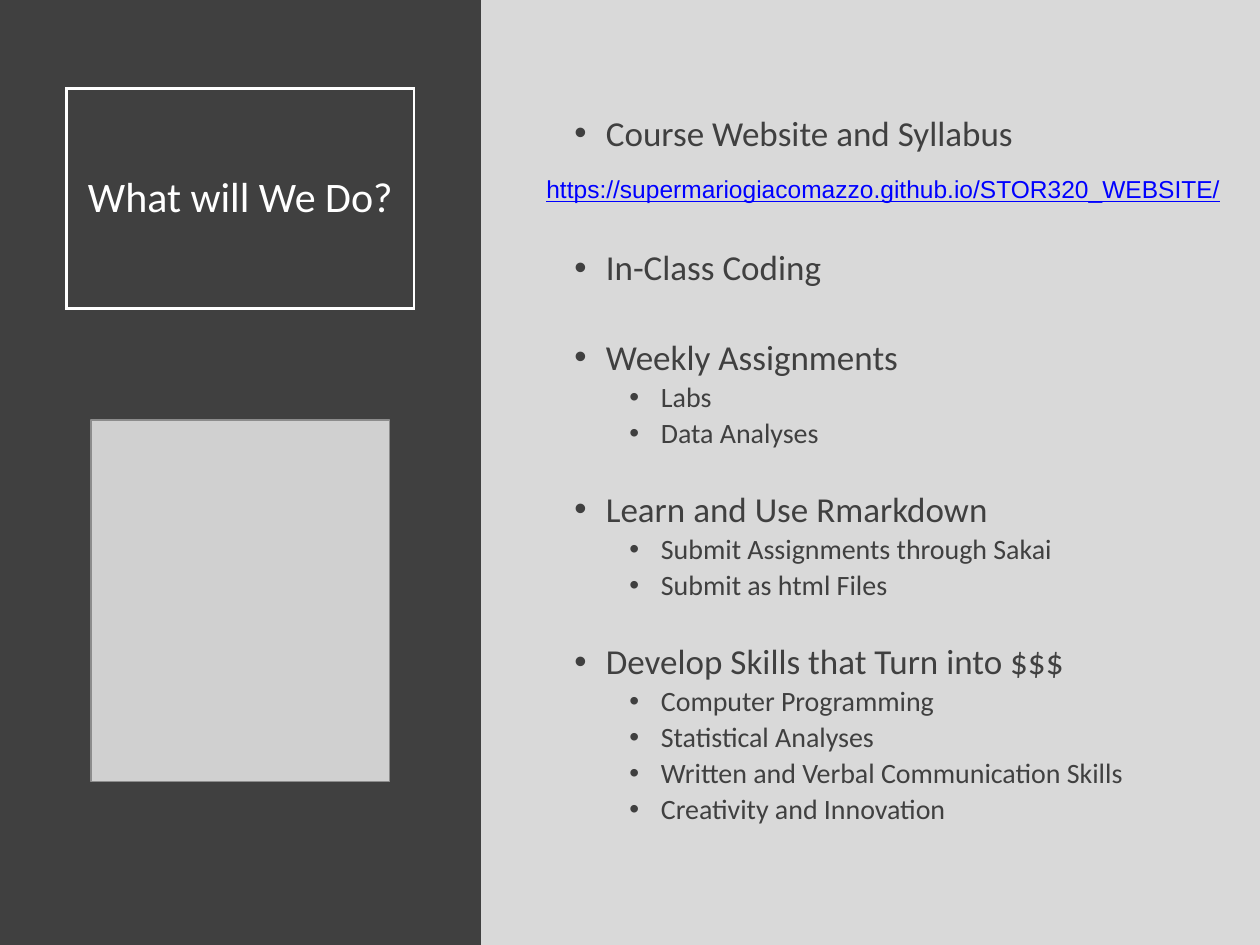
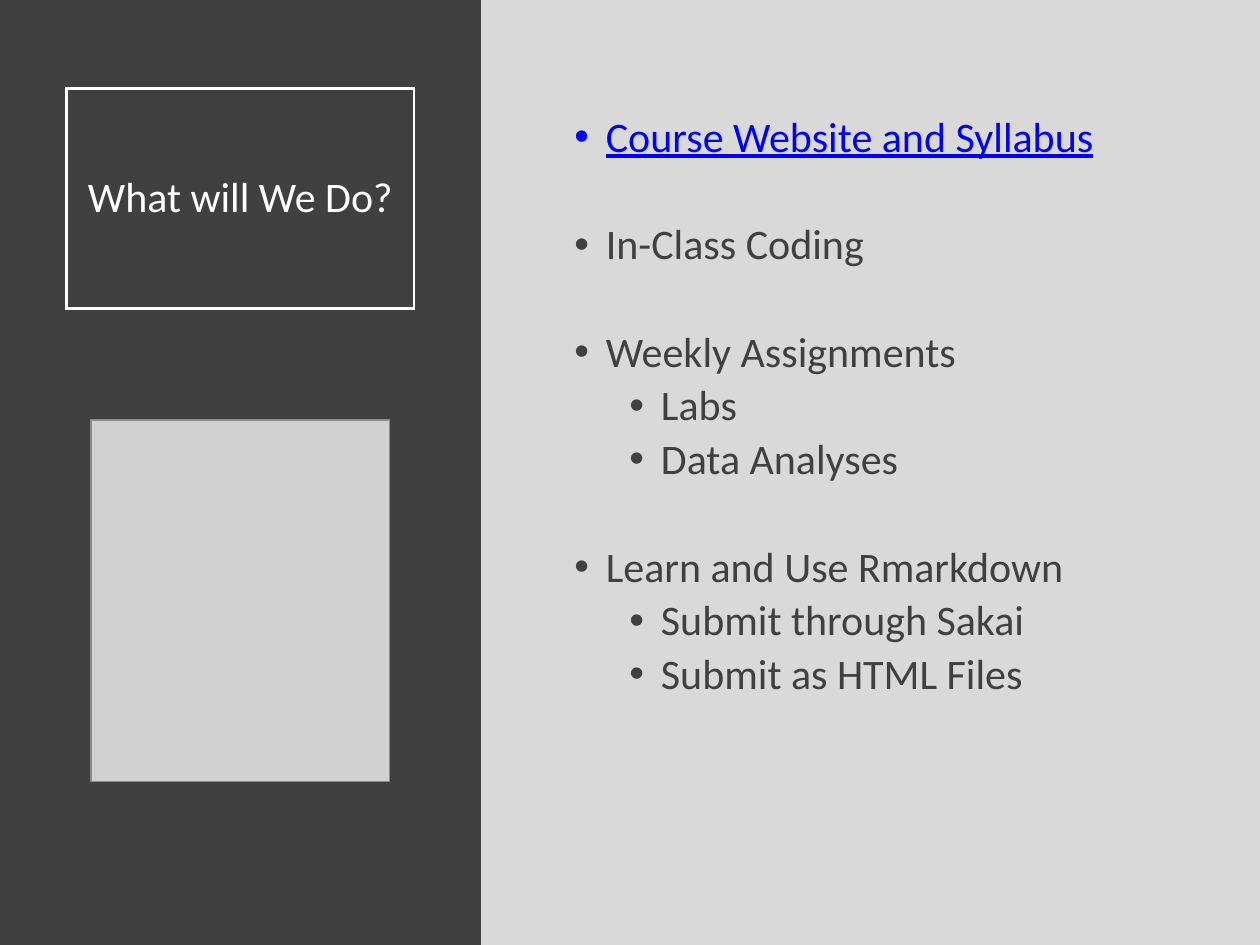
Before and after one commit to Yixf-Self/STOR320_WEBSITE, a slide deck: slide 6 of Lecture/Lecture 1/Lecture 1.pptx. Drawn at 1260x945 pixels with LibreOffice and Linux fonts; fonts in the diff are those of the drawing; grey boxes stand for pictures. Boxes give left, top, right and bottom in pixels: in the first picture for what was removed or moved away, otherwise in the second. Text is boxed around its words. In the diff, an @@ line names an element or a change of style, - is before the commit and + after.

```diff
--- a/Lecture/Lecture 1/Lecture 1.pptx
+++ b/Lecture/Lecture 1/Lecture 1.pptx
@@ text at (606,123,1094,583): size 20 to 24 pt in "Course Website and Syllabus", "In-Class Coding", "Weekly Assignments", "Learn and Use Rmarkdown"; text colour #404040 to #0000FF, underline on in "Course Website and Syllabus"; size 16 to 24 pt in "Labs", "Data Analyses"; more space between paragraphs @@
@@ text removed at (546,180,1219,203) @@
-https://supermariogiacomazzo.github.io/STOR320_WEBSITE/
@@ text at (661,606,1024,690): text changed; size 16 to 24 pt @@
-  • Submit Assignments through Sakai
-  • Submit as html Files
-• Develop Skills that Turn into $$$
-  • Computer Programming
-  • Statistical Analyses
-  • Written and Verbal Communication Skills
-  • Creativity and Innovation
+  • Submit through Sakai
+  • Submit as HTML Files
```
Also in this commit, not shown: 3 other slides changed, 2 slides added, 6 other files.
